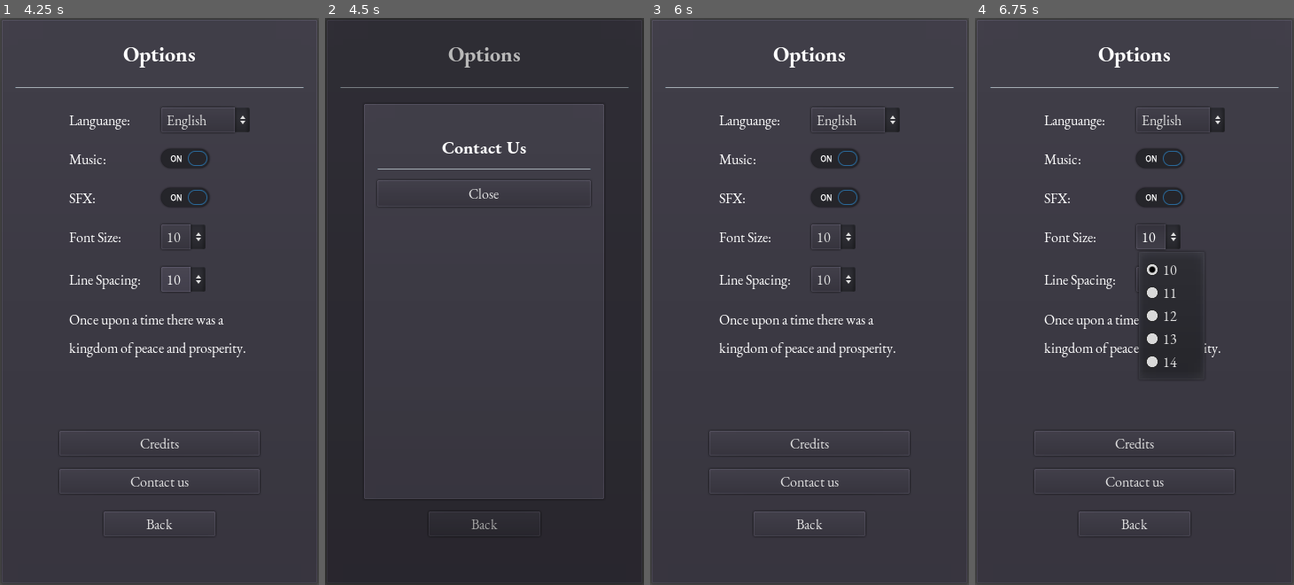
Above: before the commit, frames 1-4 (left to right).
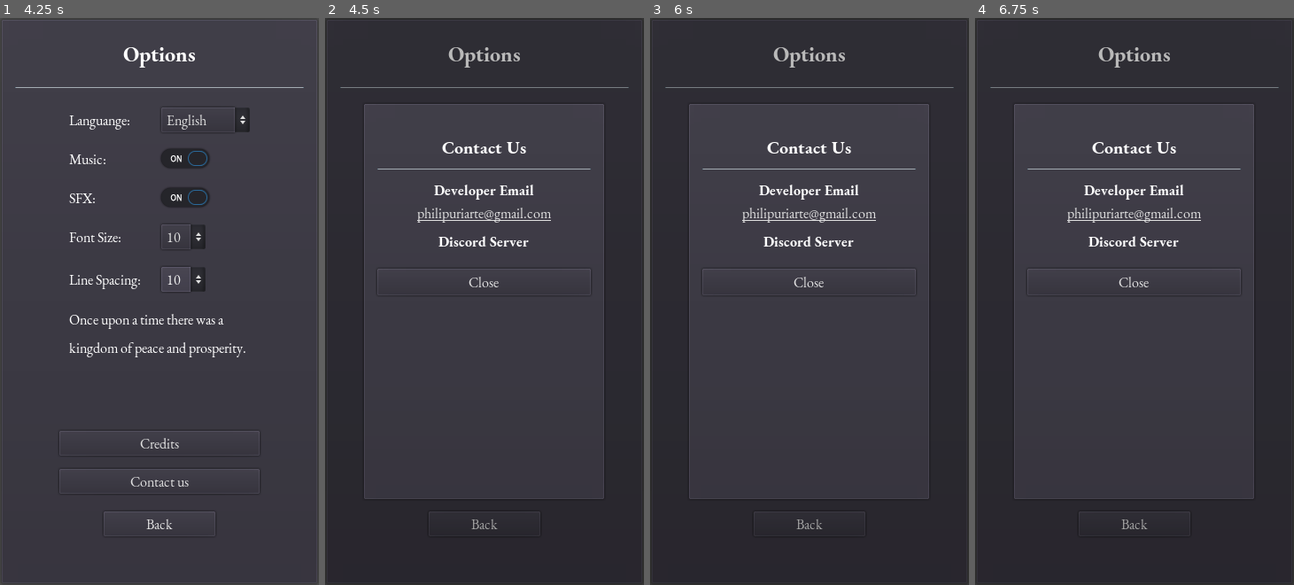
Above: after the commit, the same moments.

Repository: philipuriarte/A-Churchyard-of-Orphans
Game: Godot game, scene res://scenes/main.tscn
Two runs of this game, one before a commit and one after it. Both use one fixed random seed, a clock stepped at 60 frames per second and the inputs below.
Inputs (mouse positions are in pixels of both pictures, inside the frame that each line leads up to):
- Up to frame 1 (4.25 s): click "Options" at 0.5 s; click "English" at 1.25 s; click (185, 199) at 2 s; click "10" at 2.75 s; click "10" at 3.5 s
- Up to frame 2 (4.5 s): click "Contact us" at 4.25 s
- Up to frame 3 (6 s): click "English" at 5 s; click (835, 199) at 5.75 s
- Up to frame 4 (6.75 s): click "10" at 6.5 s

Frame 1 is identical in both runs. In frame 2, 1.1% of the frame differs, in the area x 16-84%, y 29-48%; in frame 3, 5.9%; in frame 4, 6.0%, in the area x 0-100%, y 0-91%.

Commit message:
Add to popup_contact

Diff:
--- a/scenes/options_screen/options_screen.tscn
+++ b/scenes/options_screen/options_screen.tscn
@@ -16,6 +16,11 @@
 [node name="PopupCredits" parent="." instance=ExtResource( 2 )]
 
 [node name="PopupContact" parent="." instance=ExtResource( 6 )]
+visible = false
+margin_left = 7.0
+margin_top = 7.0
+margin_right = 367.0
+margin_bottom = 647.0
 
 [node name="MarginContainer" type="MarginContainer" parent="."]
 margin_left = 7.0
--- a/scenes/options_screen/popup_contact.tscn
+++ b/scenes/options_screen/popup_contact.tscn
@@ -1,10 +1,12 @@
-[gd_scene load_steps=3 format=2]
+[gd_scene load_steps=4 format=2]
 
 [ext_resource path="res://logic/options_screen/popup_credits.gd" type="Script" id=1]
 [ext_resource path="res://resources/fonts/ebgaramond_bold_20.tres" type="DynamicFont" id=2]
+[ext_resource path="res://resources/fonts/ebgaramond_bold_16.tres" type="DynamicFont" id=4]
 
 [node name="PopupContact" type="Popup"]
 unique_name_in_owner = true
+visible = true
 margin_right = 360.0
 margin_bottom = 640.0
 rect_min_size = Vector2( 360, 640 )
@@ -57,10 +59,56 @@
 margin_right = 241.0
 margin_bottom = 41.0
 
-[node name="CloseButton" type="Button" parent="ContactScreenContainer/ContactScreen/ContactMargin/ContactContainer"]
+[node name="CenterContact" type="CenterContainer" parent="ContactScreenContainer/ContactScreen/ContactMargin/ContactContainer"]
 margin_top = 51.0
 margin_right = 241.0
-margin_bottom = 81.0
+margin_bottom = 133.0
+
+[node name="ContactContainer2" type="VBoxContainer" parent="ContactScreenContainer/ContactScreen/ContactMargin/ContactContainer/CenterContact"]
+margin_left = 42.0
+margin_right = 199.0
+margin_bottom = 82.0
+custom_constants/separation = 10
+
+[node name="DevContainer" type="VBoxContainer" parent="ContactScreenContainer/ContactScreen/ContactMargin/ContactContainer/CenterContact/ContactContainer2"]
+margin_right = 157.0
+margin_bottom = 40.0
+
+[node name="DeveloperLabel" type="Label" parent="ContactScreenContainer/ContactScreen/ContactMargin/ContactContainer/CenterContact/ContactContainer2/DevContainer"]
+margin_right = 157.0
+margin_bottom = 22.0
+custom_fonts/font = ExtResource( 4 )
+text = "Developer Email"
+align = 1
+
+[node name="LinkButton" type="LinkButton" parent="ContactScreenContainer/ContactScreen/ContactMargin/ContactContainer/CenterContact/ContactContainer2/DevContainer"]
+margin_top = 26.0
+margin_right = 157.0
+margin_bottom = 40.0
+text = "philipuriarte@gmail.com"
+
+[node name="DiscordContainer" type="VBoxContainer" parent="ContactScreenContainer/ContactScreen/ContactMargin/ContactContainer/CenterContact/ContactContainer2"]
+margin_top = 50.0
+margin_right = 157.0
+margin_bottom = 72.0
+
+[node name="DiscordLabel" type="Label" parent="ContactScreenContainer/ContactScreen/ContactMargin/ContactContainer/CenterContact/ContactContainer2/DiscordContainer"]
+margin_right = 157.0
+margin_bottom = 22.0
+custom_fonts/font = ExtResource( 4 )
+text = "Discord Server"
+align = 1
+
+[node name="PushContainer" type="VBoxContainer" parent="ContactScreenContainer/ContactScreen/ContactMargin/ContactContainer/CenterContact/ContactContainer2"]
+margin_top = 82.0
+margin_right = 157.0
+margin_bottom = 82.0
+size_flags_vertical = 3
+
+[node name="CloseButton" type="Button" parent="ContactScreenContainer/ContactScreen/ContactMargin/ContactContainer"]
+margin_top = 143.0
+margin_right = 241.0
+margin_bottom = 173.0
 rect_min_size = Vector2( 0, 30 )
 focus_mode = 0
 enabled_focus_mode = 0
